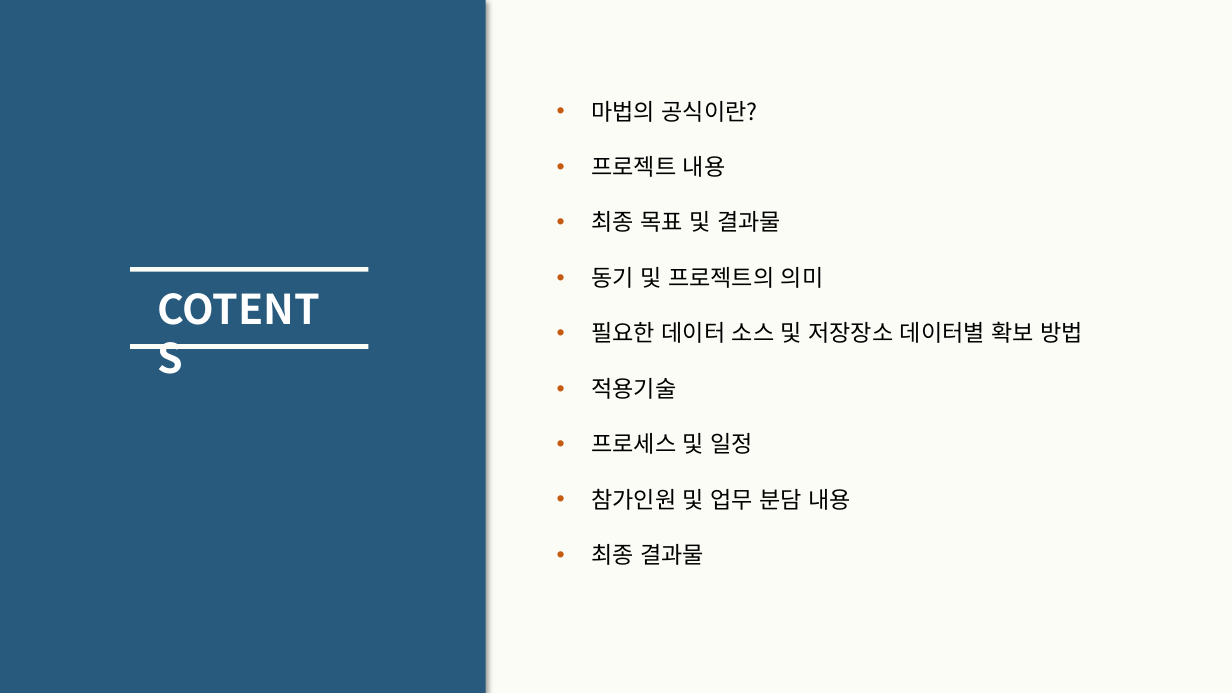
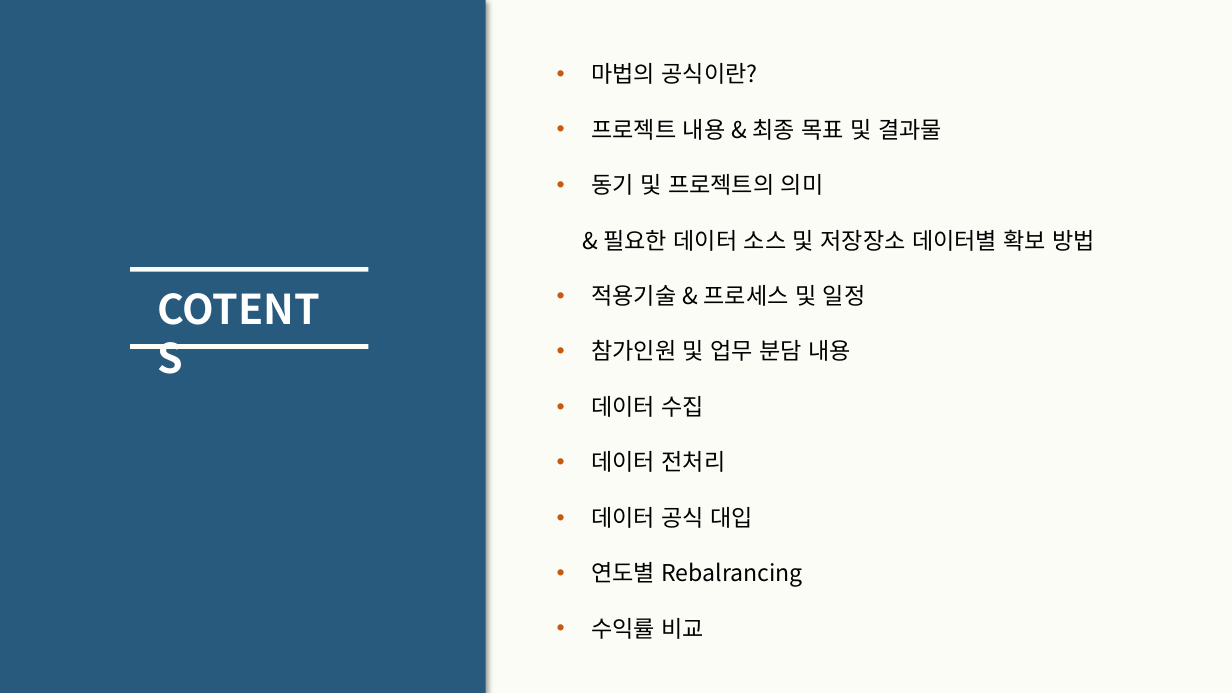
Before and after one commit to doyeon0139/Study, a slide deck: slide 2 of A_project/A조 마법의 공식 뾰로롱.pptx. Drawn at 1232x693 pixels with LibreOffice and Linux fonts; fonts in the diff are those of the drawing. Boxes give left, top, right and bottom in pixels: in the first picture for what was removed or moved away, otherwise in the second. Text is boxed around its words. In the diff, an @@ line names an element or a change of style, - is before the commit and + after.

```diff
--- a/A_project/A조 마법의 공식 뾰로롱.pptx
+++ b/A_project/A조 마법의 공식 뾰로롱.pptx
@@ text "마법의 공식이란?": place and size @@
-text "마법의 공식이란?" at bbox=[591, 101, 1083, 565]
+text "마법의 공식이란?" at bbox=[591, 63, 1095, 639]
@@ text at bbox=[591, 119, 942, 140]: text changed @@
-• 프로젝트 내용
-• 최종 목표 및 결과물
+• 프로젝트 내용 & 최종 목표 및 결과물
@@ text at bbox=[591, 229, 1095, 306]: text changed @@
-• 필요한 데이터 소스 및 저장장소 데이터별 확보 방법
-• 적용기술
-• 프로세스 및 일정
+& 필요한 데이터 소스 및 저장장소 데이터별 확보 방법
+• 적용기술 & 프로세스 및 일정
@@ text at bbox=[591, 396, 803, 639]: text changed @@
-• 최종 결과물
+• 데이터 수집
+• 데이터 전처리
+• 데이터 공식 대입
+• 연도별 Rebalrancing
+• 수익률 비교
```
Also in this commit, not shown: 6 other slides changed, 17 slides added, 3 slides removed, 6 other files.
